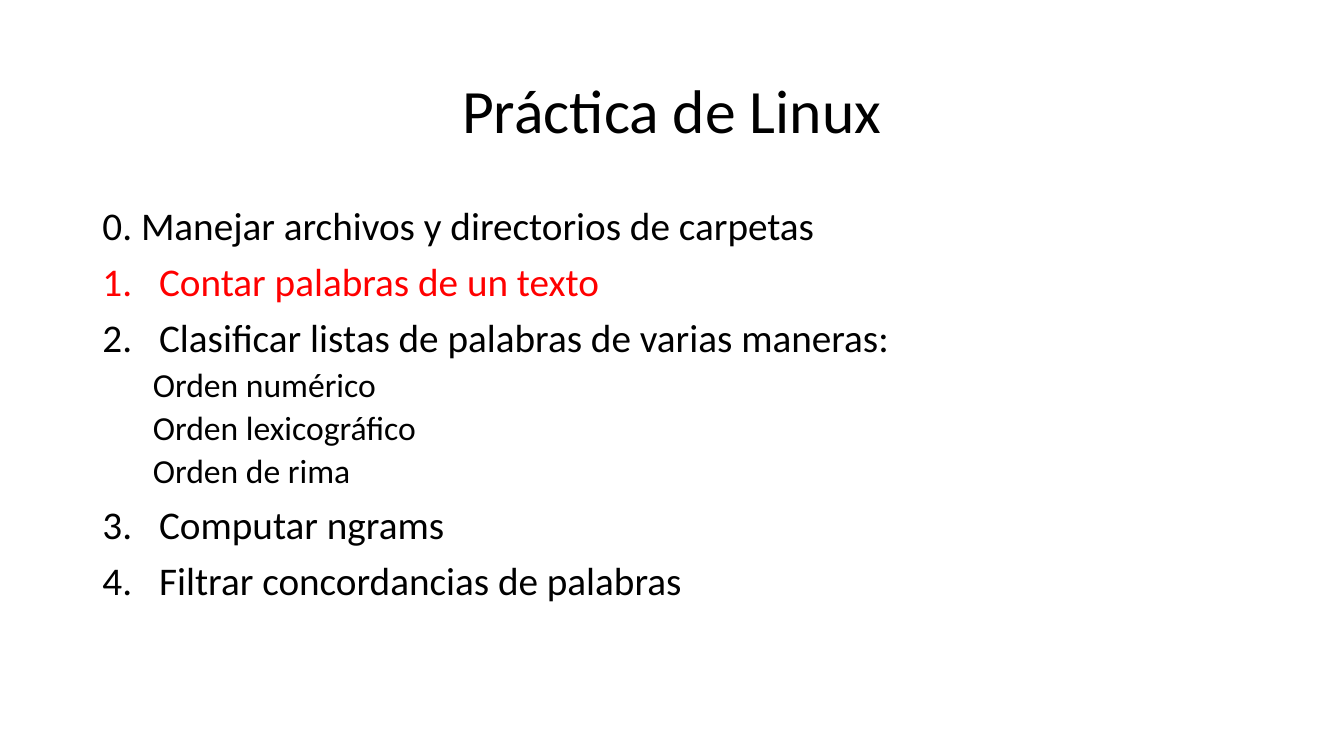
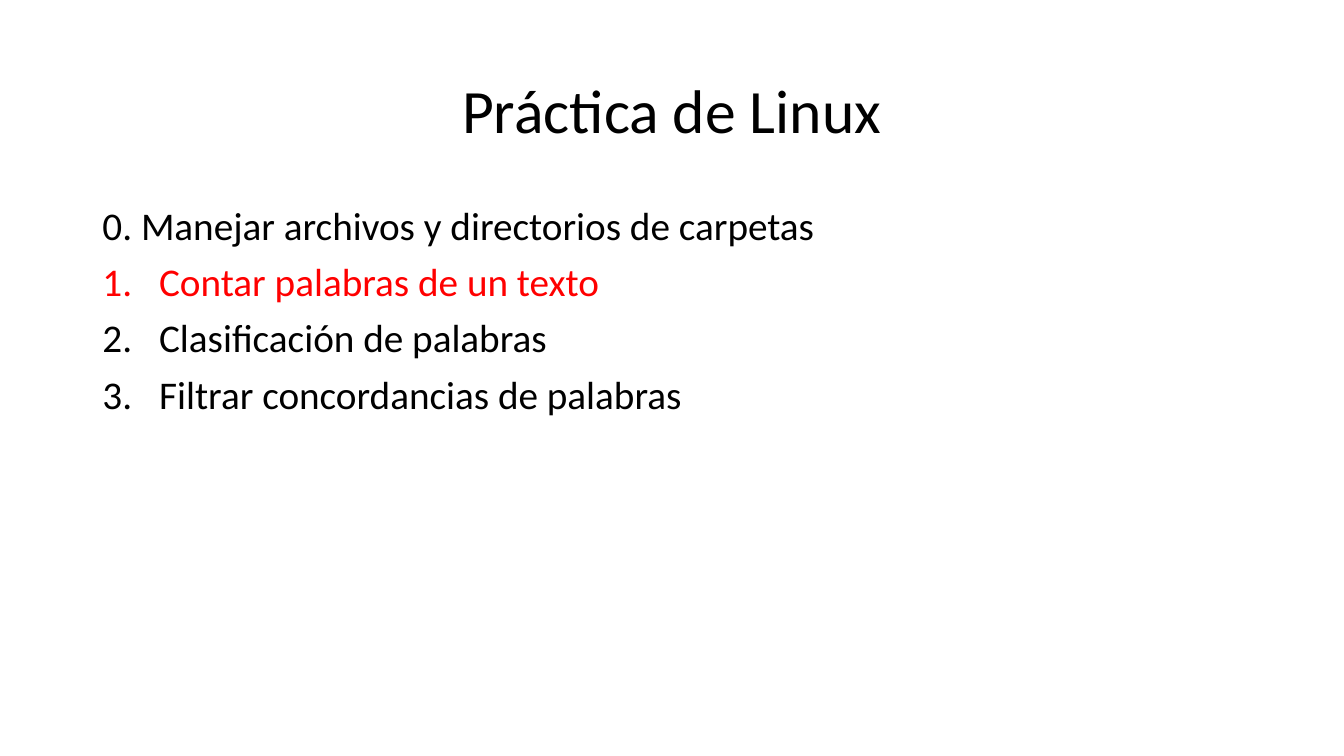
Before and after one commit to falconrr/NLP4SPanish2022, a slide deck: slide 11 of Week 1/Classes/Clase1.pptx. Drawn at 1344x756 pixels with LibreOffice and Linux fonts; fonts in the diff are those of the drawing. Boxes give left, top, right and bottom in pixels: in the first picture for what was removed or moved away, otherwise in the second. Text is boxed around its words. In the diff, an @@ line names an element or a change of style, - is before the commit and + after.

```diff
--- a/Week 1/Classes/Clase1.pptx
+++ b/Week 1/Classes/Clase1.pptx
@@ text at <box>159,324,547,359</box>: text changed @@
-2. Clasificar listas de palabras de varias maneras:
-  Orden numérico
-  Orden lexicográfico
-  Orden de rima
-3. Computar ngrams
+2. Clasificación de palabras
```
Also in this commit, not shown: 3 other slides changed, 16 slides added, 1 slide removed, 9 other files.
